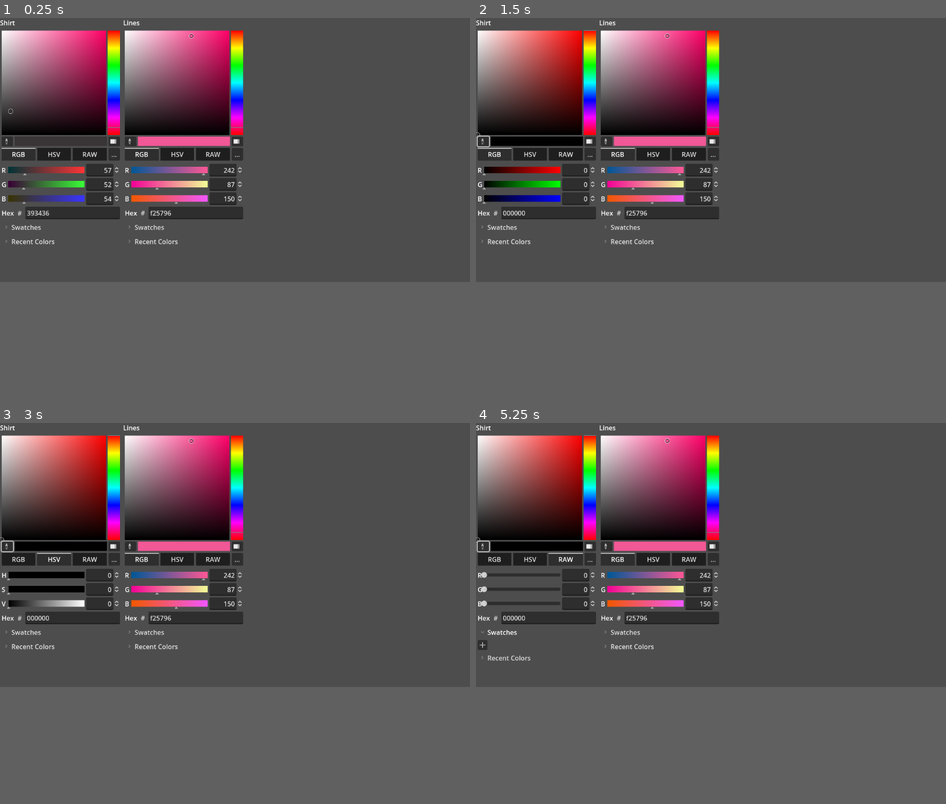
Above: before the commit, frames 1-4 (two rows, left to right).
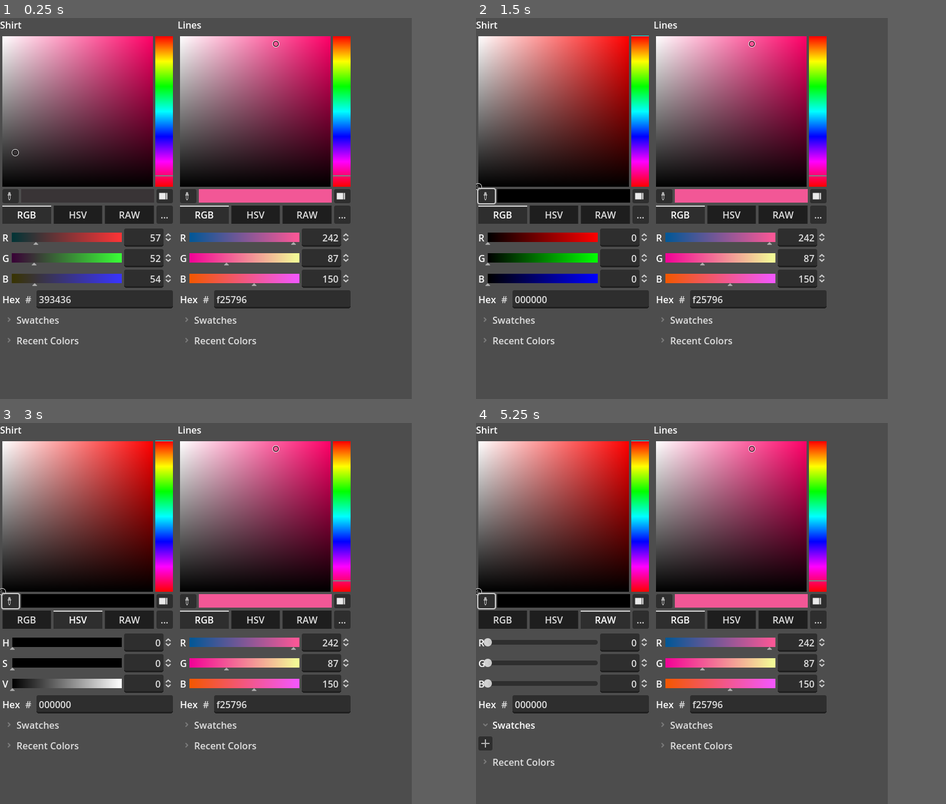
Above: after the commit, the same moments.

Repository: RayHammer/vts-parabellium
Game: Godot game, scene res://UI.tscn
Two runs of this game, one before a commit and one after it. Both use one fixed random seed, a clock stepped at 60 frames per second and the inputs below.
Inputs (mouse positions are in pixels of both pictures, inside the frame that each line leads up to):
- Up to frame 1 (0.25 s): no input
- Up to frame 2 (1.5 s): click (485, 139) at 0.52 s; click (490, 139) at 1.27 s
- Up to frame 3 (3 s): click "RGB" at 2 s; click "HSV" at 2.75 s
- Up to frame 4 (5.25 s): click "RAW" at 3.5 s; click "..." at 4.25 s; click "Swatches" at 5 s
In our replay, the window is 799x449 before the commit and 700x648 after it. These sizes can differ from the game's own. Grey fills any space a smaller window leaves; there, only what the larger window draws over its background counts as a difference.

The runs differ from the first frame. In frame 1, 43% of the frame differs, in the area x 0-75%, y 0-86%; in frame 2, 43%; in frame 3, 43%; in frame 4, 43%.

Commit message:
Added constant color updates

Diff:
--- a/ColorField.gd
+++ b/ColorField.gd
@@ -1,9 +1,14 @@
 extends "res://TrackedField.gd"
+
+@export var update_time = 1.0 / 30
+var update_time_left = update_time
+var color_picker
 
 # Called when the node enters the scene tree for the first time.
 func _ready():
 	super()
-	var color = get_node("ColorPicker").color
+	color_picker = get_node("ColorPicker")
+	var color = color_picker.color
 	parameters[name + "R"] = color.r8
 	parameters[name + "G"] = color.g8
 	parameters[name + "B"] = color.b8
@@ -11,7 +16,10 @@
 
 
 # Called every frame. 'delta' is the elapsed time since the previous frame.
-func _process(_delta):
+func _process(delta):
+	update_time_left = min(0, update_time_left - delta)
+	if update_time_left <= 0:
+		_on_color_changed(color_picker.color)
 	pass
 
 func get_parameter_data() -> Array:
--- a/project.godot
+++ b/project.godot
@@ -15,6 +15,10 @@
 config/features=PackedStringArray("4.0", "Mobile")
 config/icon="res://icon.svg"
 
+[display]
+
+window/size/viewport_width=700
+
 [dotnet]
 
 project/assembly_name="VTS Parabellium"
Not shown, removed: .github/workflows/godot-ci.yml
